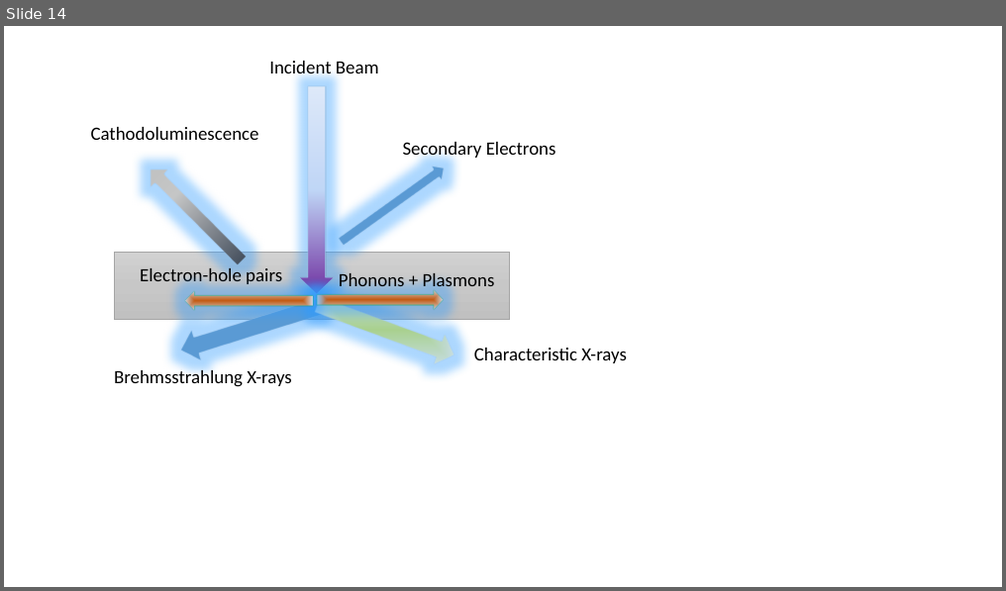
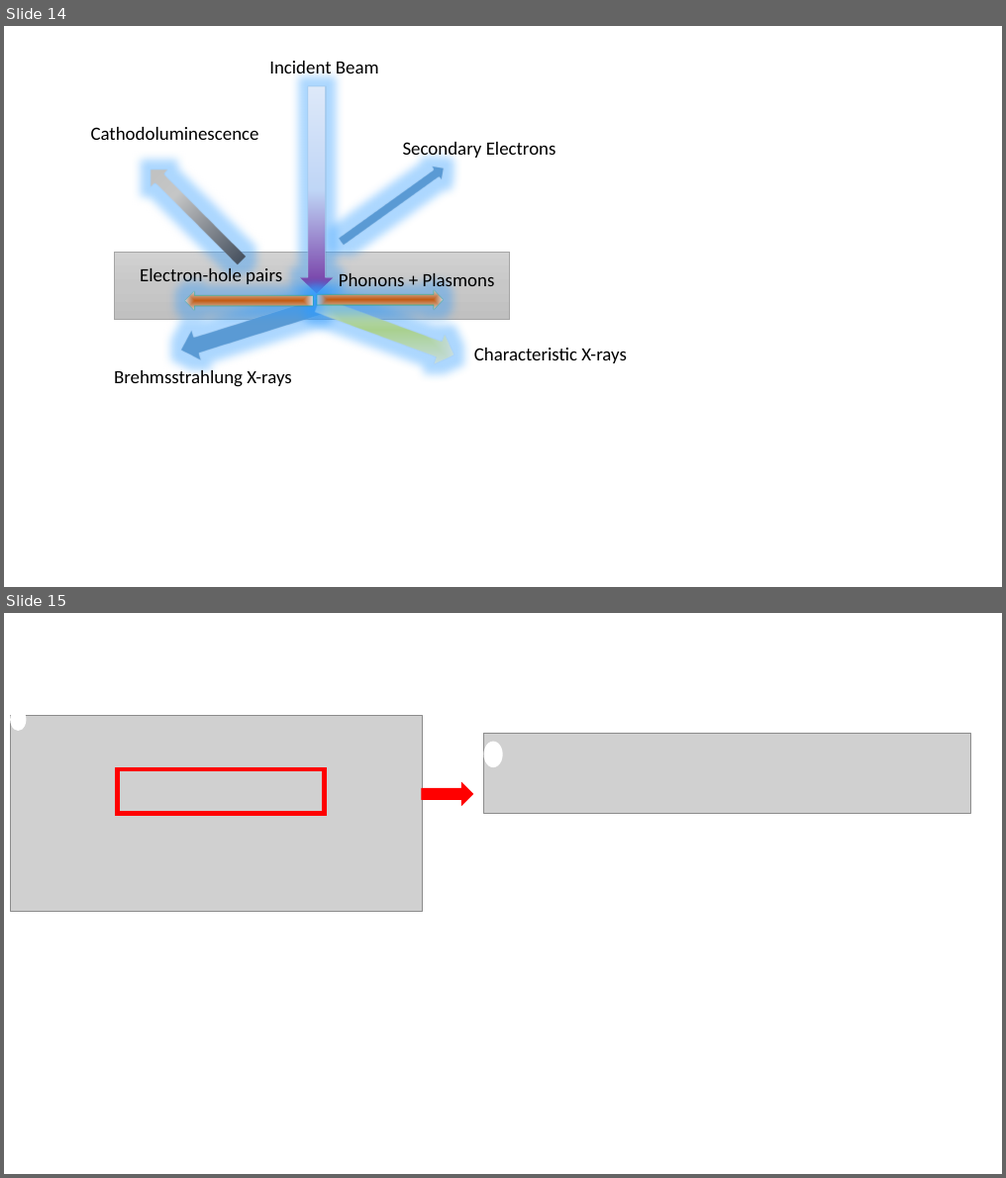
Before and after one commit to cr458/Thesis, a slide deck: Figures1.pptx. Shown one above the other, each under a label of ours: slide 14 before the commit, slides 14 and 15 after it. The pictures are 1006x591 and 1006x1178 pixels, drawn with LibreOffice and Linux fonts; fonts in the diff are those of the drawing; grey boxes stand for pictures. Boxes give left, top, right and bottom in pixels: in the first picture for what was removed or moved away, otherwise in the second. Text is boxed around its words. In the diff, an @@ line names an element or a change of style, - is before the commit and + after.

```diff
--- a/Figures1.pptx
+++ b/Figures1.pptx
@@ slide 15 added at [4, 613, 1002, 1174], background #FFFFFF @@
@@ picture added at [10, 716, 422, 911] @@
@@ ellipse added at [10, 708, 27, 731], fill #FFFFFF @@
@@ picture added at [484, 733, 971, 814] @@
@@ ellipse added at [484, 741, 503, 767], fill #FFFFFF @@
@@ rectangle added at [118, 769, 325, 814], outline #FF0000 4.5 pt @@
@@ right arrow added at [422, 783, 472, 805], fill #FF0000, outline #FF0000 1 pt @@
```
Also in this commit, not shown: 29 other files.
